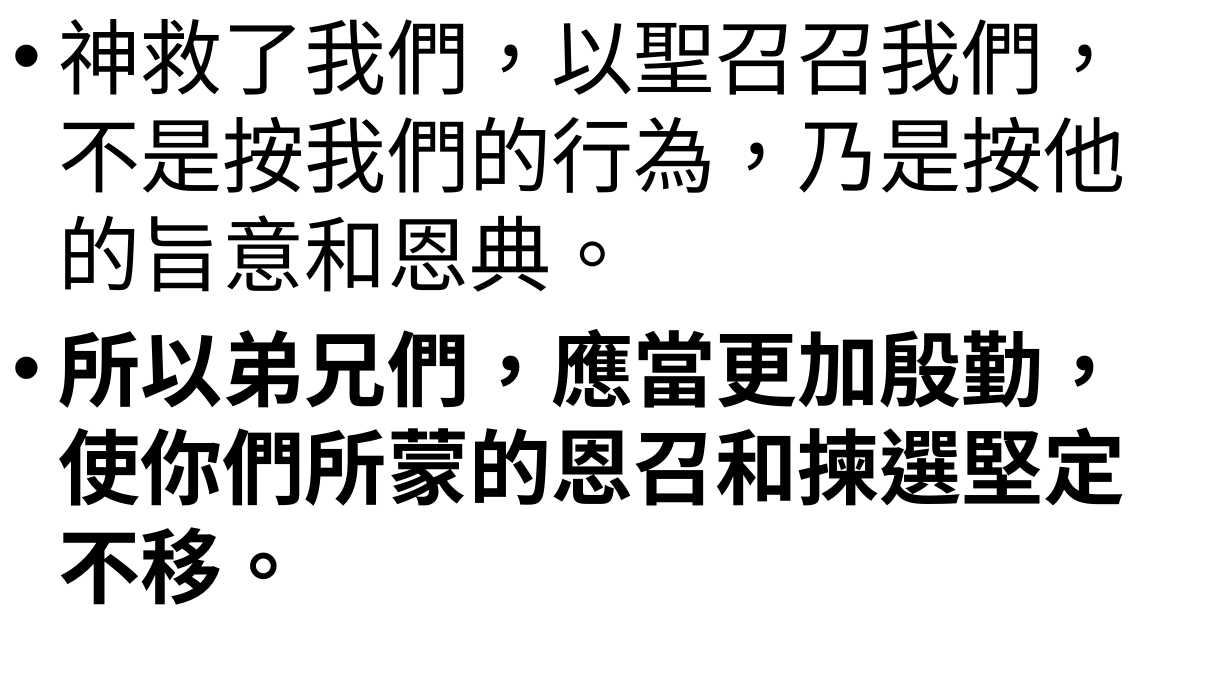
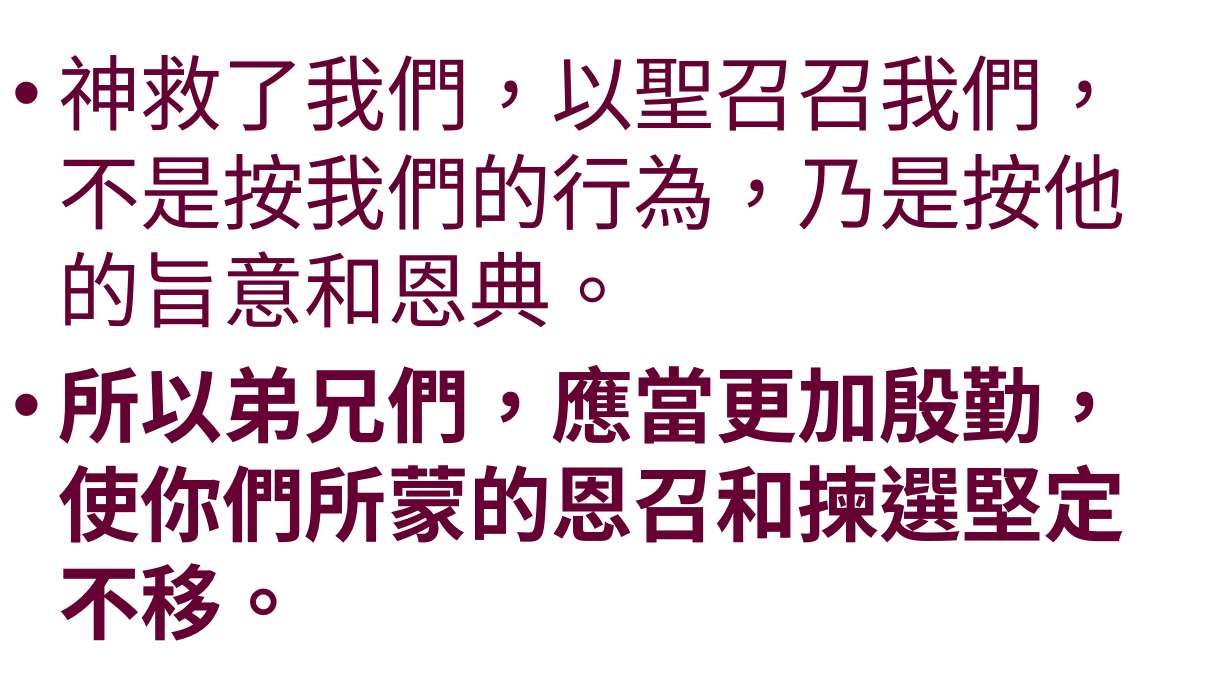
Before and after one commit to batisuoc/worship-resources, a slide deck: slide 6 of 26神的呼召.pptx. Drawn at 1232x693 pixels with LibreOffice and Linux fonts; fonts in the diff are those of the drawing; background and template pictures are left out. Boxes give left, top, right and bottom in pixels: in the first picture for what was removed or moved away, otherwise in the second. Text is boxed around its words. In the diff, an @@ line names an element or a change of style, - is before the commit and + after.

```diff
--- a/26神的呼召.pptx
+++ b/26神的呼召.pptx
@@ text "神救了我們，以聖召召我們，不是按我們的行為，乃是按他的旨意和恩典。" at (x1=59, y1=55, x2=1127, y2=641): font Noto Sans CJK TC to Noto Sans CJK SC, text colour #000000 to #660033; font Calibri to Noto Sans CJK SC in "神救了我們，以聖召召我們，不是按我們的行為，乃是按他的旨意和恩典。"; vertical alignment top to middle @@
```
Also in this commit, not shown: 5 other slides changed.
